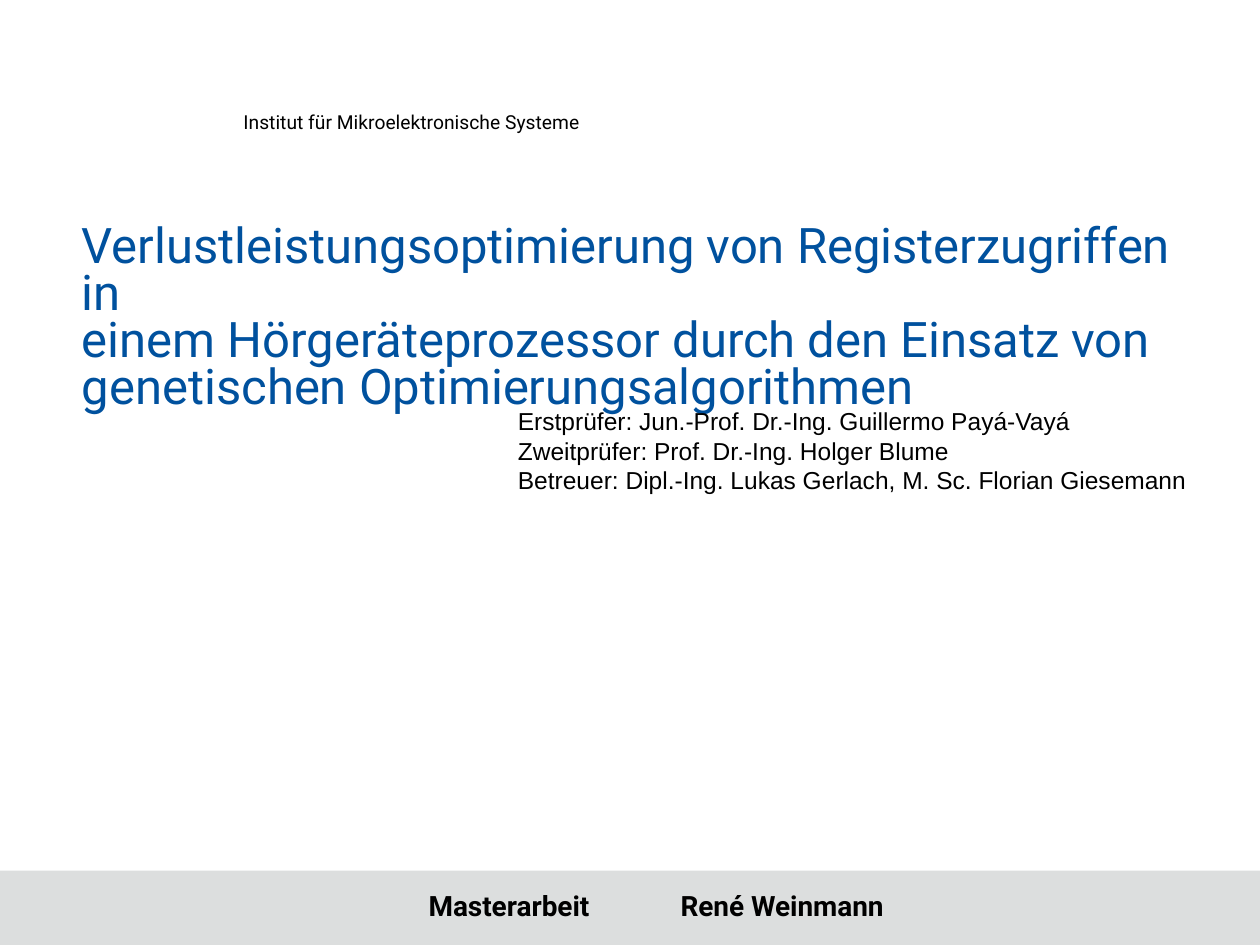
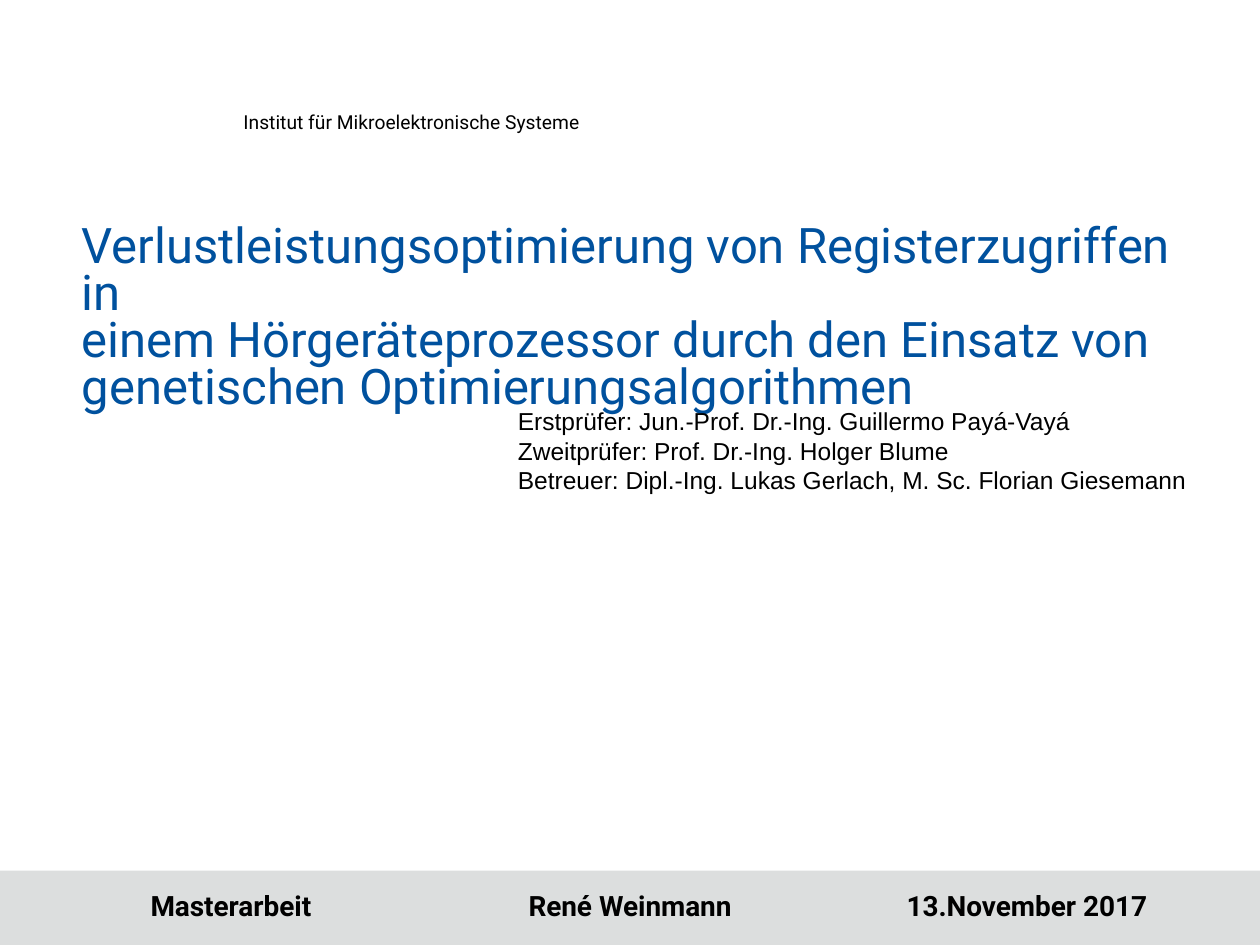
Before and after one commit to ReneWeinmann/Masterarbeit, a slide deck: slide 1 of Presentation_Rene_Weinmann.pptx. Drawn at 1260x945 pixels with LibreOffice and Linux fonts; fonts in the diff are those of the drawing; background and template pictures are left out. Boxes give left, top, right and bottom in pixels: in the first picture for what was removed or moved away, otherwise in the second. Text is boxed around its words. In the diff, an @@ line names an element or a change of style, - is before the commit and + after.

```diff
--- a/Presentation_Rene_Weinmann.pptx
+++ b/Presentation_Rene_Weinmann.pptx
@@ subtitle at <box>151,895,1147,917</box>: text changed @@
-Masterarbeit René Weinmann
+Masterarbeit René Weinmann 13.November 2017
```
Also in this commit, not shown: 22 other slides changed, 1 slide removed, 2 other files.
